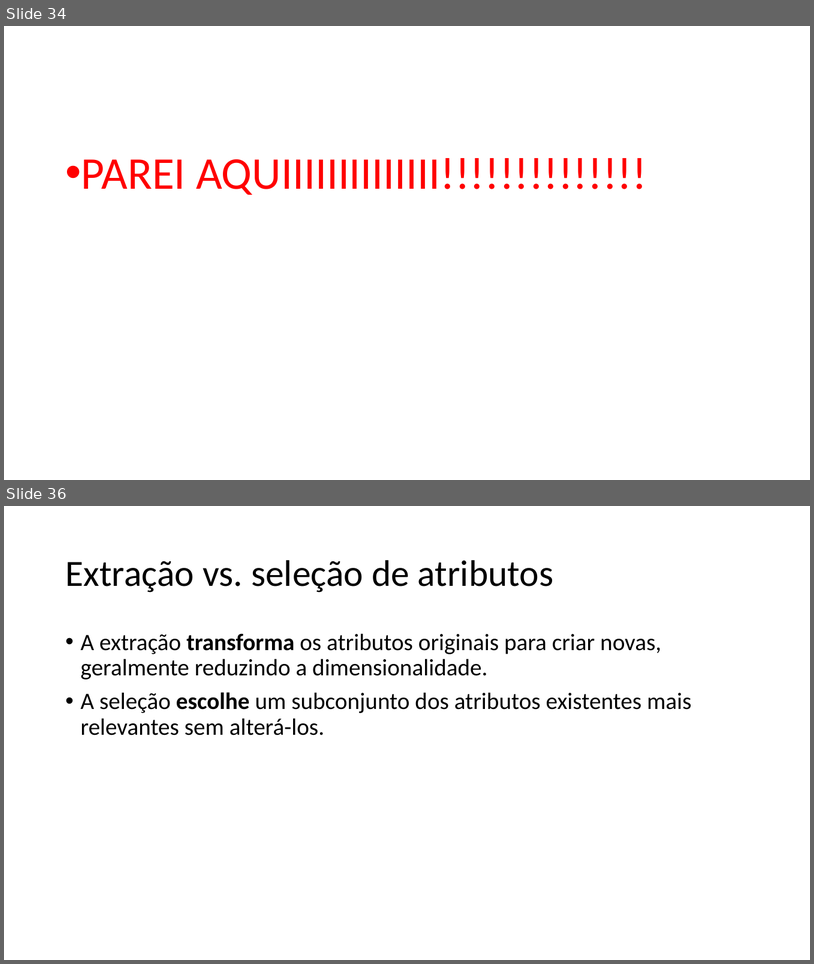
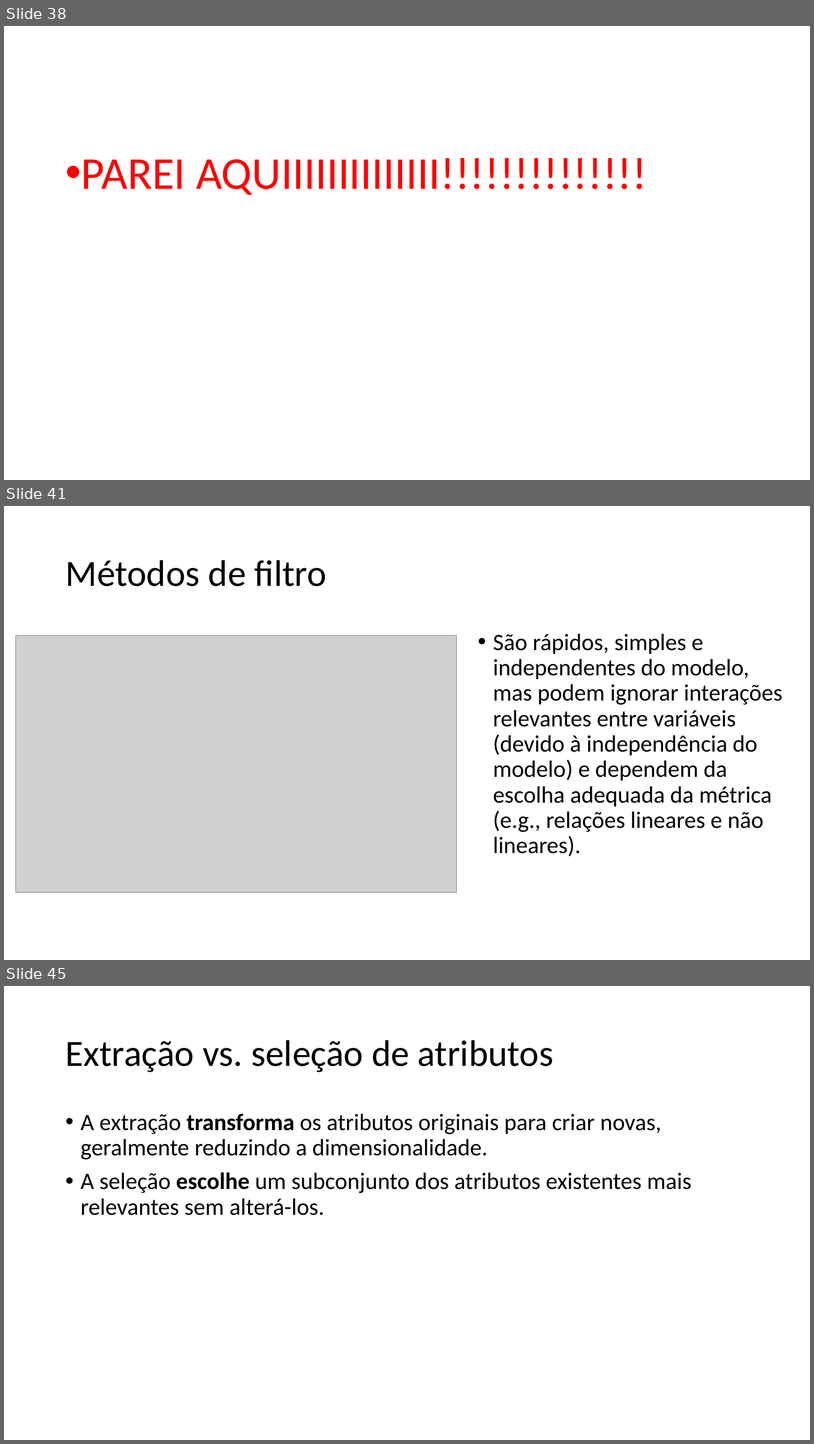
Before and after one commit to zz4fap/c24_inteligencia_artificial, a slide deck: slides/C24_Transformações.pptx. Shown one above the other, each under a label of ours: slides 34 and 36 before the commit, slides 38, 41 and 45 after it; the slides between them are not shown. The pictures are 814x964 and 814x1444 pixels, drawn with LibreOffice and Linux fonts; fonts in the diff are those of the drawing; grey boxes stand for pictures. Boxes give left, top, right and bottom in pixels: in the first picture for what was removed or moved away, otherwise in the second. Text is boxed around its words. In the diff, an @@ line names an element or a change of style, - is before the commit and + after.

```diff
--- a/slides/C24_Transformações.pptx
+++ b/slides/C24_Transformações.pptx
@@ slide 41 added at [4,506,810,960], background #FFFFFF @@
@@ title added at [65,560,327,586], 44 pt, text #000000 @@
+Métodos de filtro
@@ picture added at [15,635,457,892] @@
@@ text added at [493,633,783,856], 28 pt, text #000000 @@
+• São rápidos, simples e independentes do modelo, mas podem ignorar interações relevantes entre variáveis (devido à independência do modelo) e dependem da escolha adequada da métrica (e.g., relações lineares e não lineares).
@@ what was slide 34 is now slide 38 @@
@@ what was slide 36 is now slide 45 @@
```
Also in this commit, not shown: 2 slides changed, 8 other slides added, 1 slide removed.
